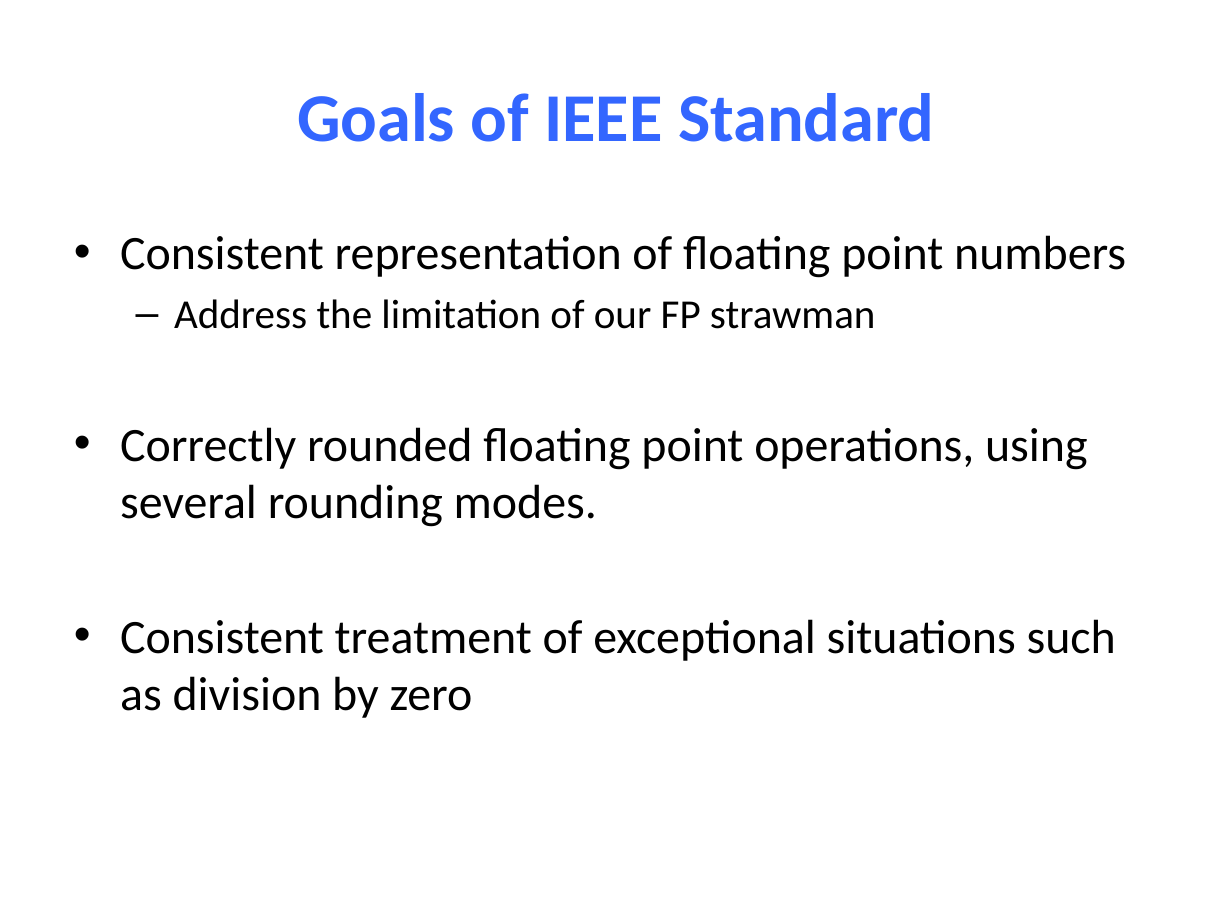
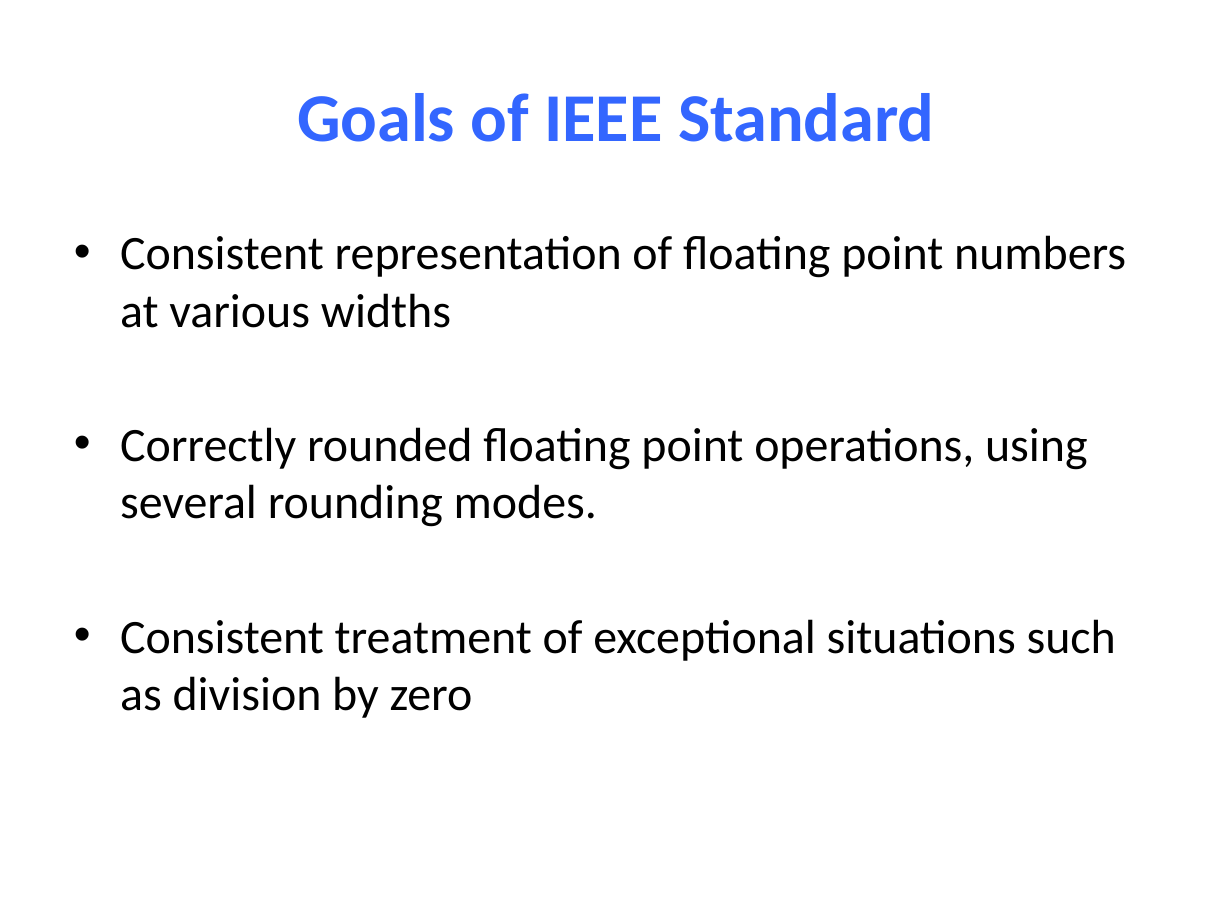
Before and after one commit to NYU-CSO/nyu-cso.github.io, a slide deck: slide 24 of notes/03-floats.pptx (slide 28 before the commit). Drawn at 1232x924 pixels with LibreOffice and Linux fonts; fonts in the diff are those of the drawing. Boxes give left, top, right and bottom in pixels: in the first picture for what was removed or moved away, otherwise in the second. Text is boxed around its words. In the diff, an @@ line names an element or a change of style, - is before the commit and + after.

```diff
--- a/notes/03-floats.pptx
+++ b/notes/03-floats.pptx
@@ text at <box>120,235,1126,328</box>: text changed @@
-• Consistent representation of floating point numbers
-  – Address the limitation of our FP strawman
+• Consistent representation of floating point numbers at various widths
```
Also in this commit, not shown: 21 other slides changed, 5 slides added, 20 slides removed, 1 other file.
